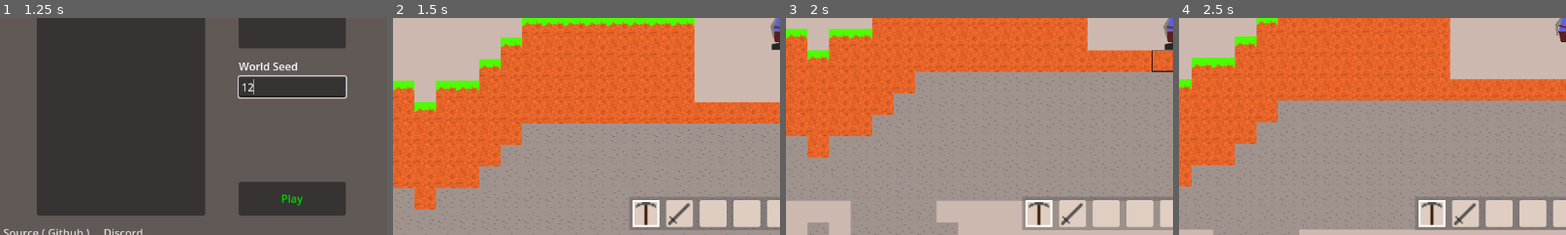
Above: before the commit, frames 1-4 (left to right).
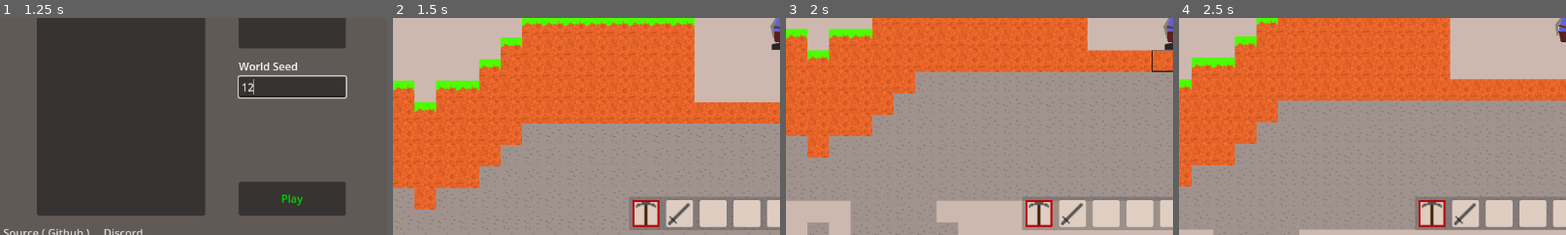
Above: after the commit, the same moments.

Repository: Griiimon/2D-Mining-Sandbox
Game: Godot game, scene res://game/startup.tscn
The game is run twice, just before and just after one commit, with the same random seed, the same clock (stepped at 60 frames per second) and the same inputs. The engine's default icon, where the game draws it, is replaced by a stand-in: a white triangle on a blue panel in a dark square.
Inputs (mouse positions are % of the whole screen's width and height, from its top left):
- Up to frame 1 (1.25 s): click (38, 64) at 0.52 s; type "12" at 0.6 s
- Up to frame 2 (1.5 s): click "Play" at 1.25 s
- Up to frame 3 (2 s): no input
- Up to frame 4 (2.5 s): tap Enter at 2 s; move the mouse to (33, 93) at 2.02 s; hold D (right) from 2.03 s (still down); click (33, 93) at 2.1 s; tap Up (jump) at 2.27 s
The pictures show only the part of the screen within x 0-50%, y 48-98%; the shares and areas given below are measured in that part.

Frame 1 is identical in both runs. In frame 2, 0.3% of the frame differs, in the area x 61-69%, y 83-97%; in frame 3, 0.3%; in frame 4, 0.3%.

Commit message:
red selection rect

Diff:
--- a/game/player/hotbar/hotbar_slot.tscn
+++ b/game/player/hotbar/hotbar_slot.tscn
@@ -9,5 +9,6 @@
 
 [node name="Selection" type="TextureRect" parent="." index="1"]
 visible = false
+modulate = Color(0.74902, 0, 0, 1)
 layout_mode = 2
 texture = ExtResource("2_3eqn3")
